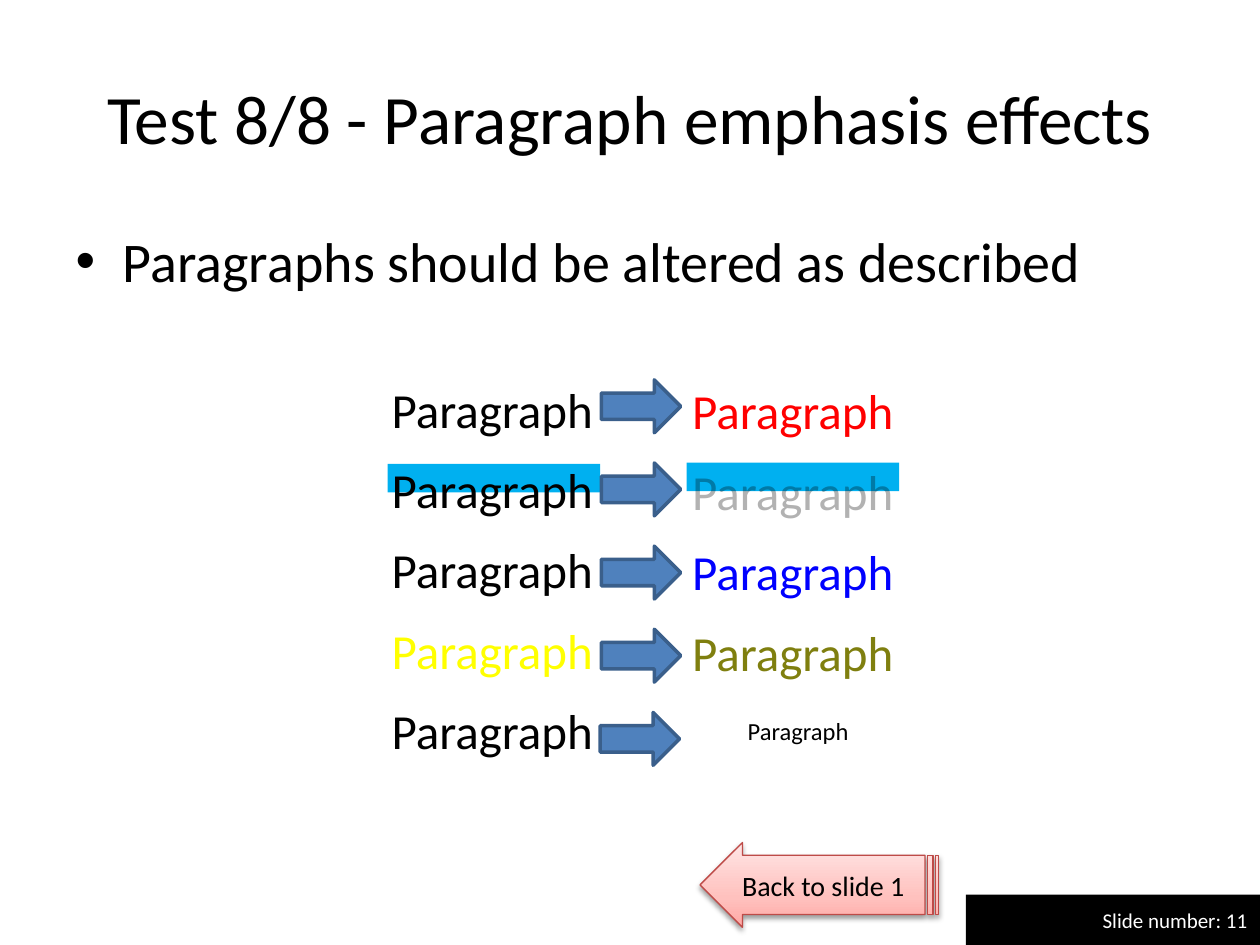
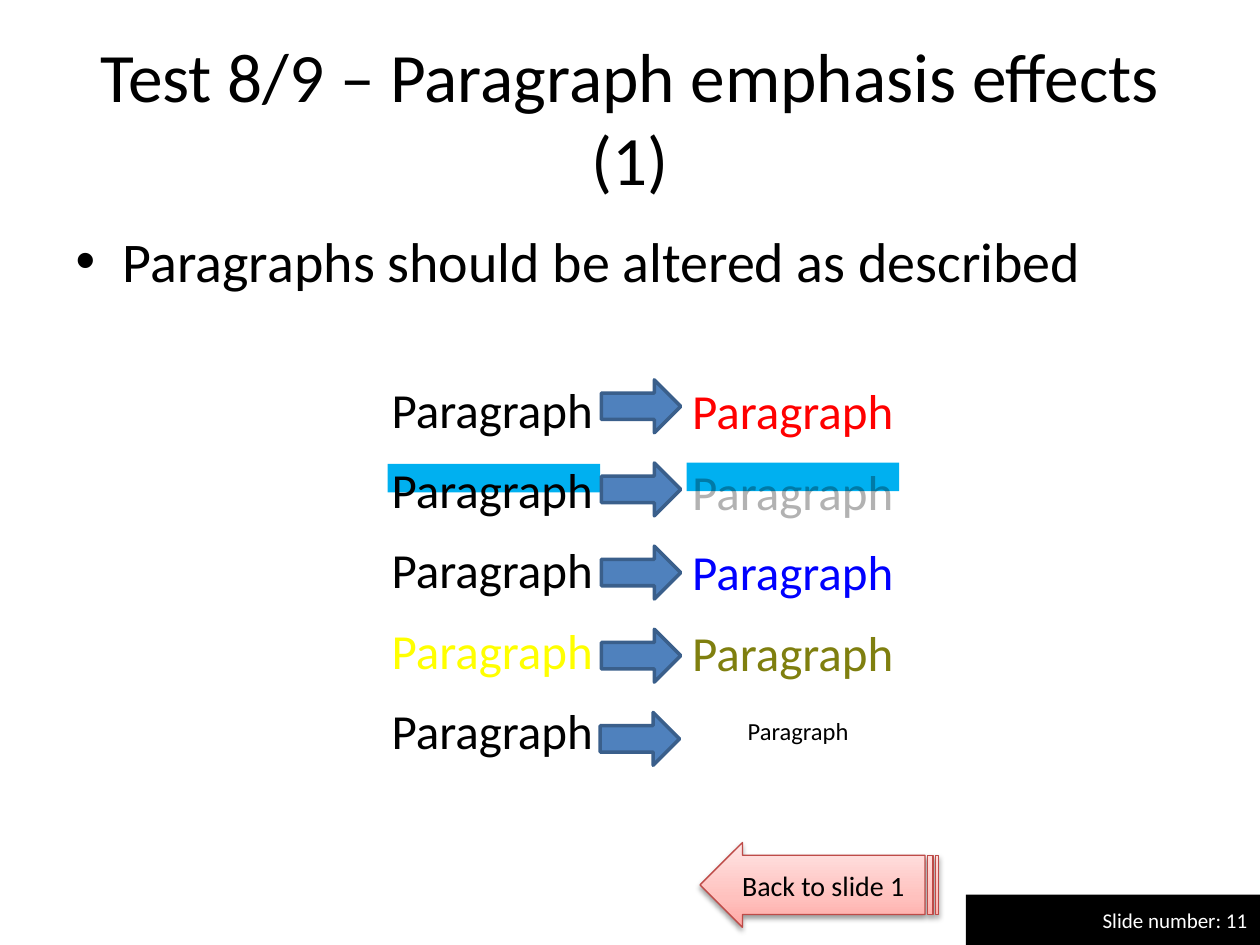
Before and after one commit to maxonthegit/PPspliT, a slide deck: slide 11 of src/PPT12+/PPspliT.pptm. Drawn at 1260x945 pixels with LibreOffice and Linux fonts; fonts in the diff are those of the drawing. Boxes give left, top, right and bottom in pixels: in the first picture for what was removed or moved away, otherwise in the second. Text is boxed around its words. In the diff, an @@ line names an element or a change of style, - is before the commit and + after.

```diff
--- a/src/PPT12+/PPspliT.pptm
+++ b/src/PPT12+/PPspliT.pptm
@@ title at bbox=[101, 54, 1159, 195]: text changed @@
-Test 8/8 - Paragraph emphasis effects
+Test 8/9 – Paragraph emphasis effects (1)
```
Also in this commit, not shown: 11 other slides changed, 2 slides added.
